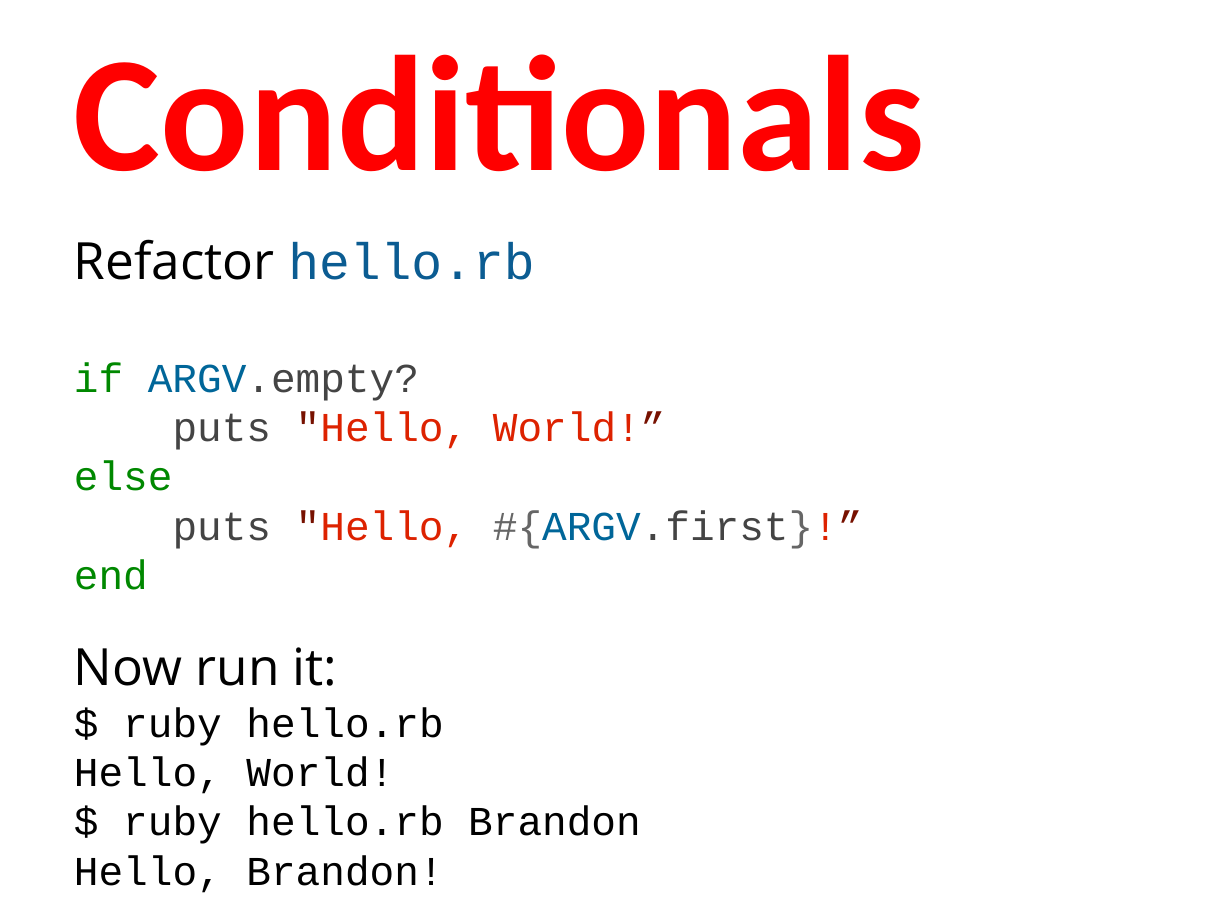
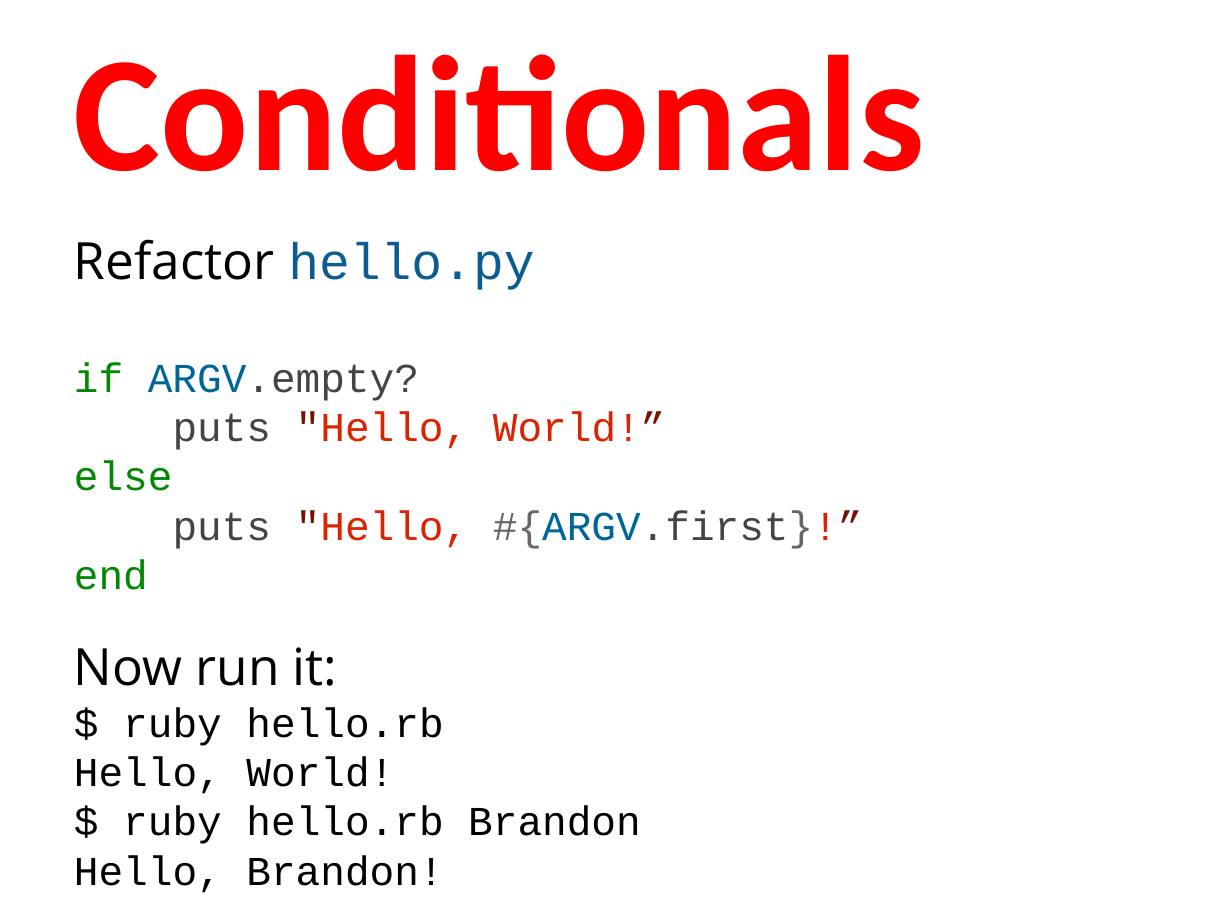
Before and after one commit to humanitiesprogramming/slides, a slide deck: slide 24 of 2017/python/B Done - ish/Python - Programming Concepts II.pptx. Drawn at 1232x924 pixels with LibreOffice and Linux fonts; fonts in the diff are those of the drawing. Boxes give left, top, right and bottom in pixels: in the first picture for what was removed or moved away, otherwise in the second. Text is boxed around its words. In the diff, an @@ line names an element or a change of style, - is before the commit and + after.

```diff
--- a/2017/python/B Done - ish/Python - Programming Concepts II.pptx
+++ b/2017/python/B Done - ish/Python - Programming Concepts II.pptx
@@ text at <box>74,239,534,290</box>: text changed @@
-Refactor hello.rb
+Refactor hello.py
```
Also in this commit, not shown: 7 other slides changed.
